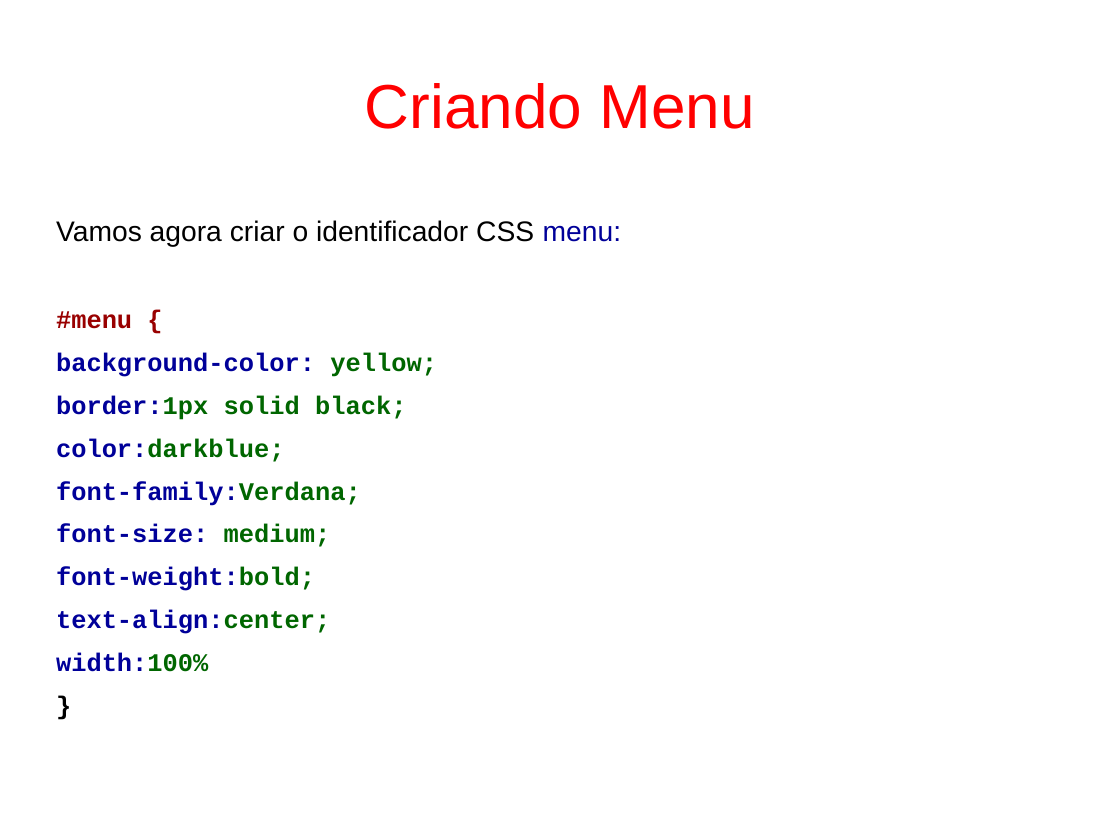
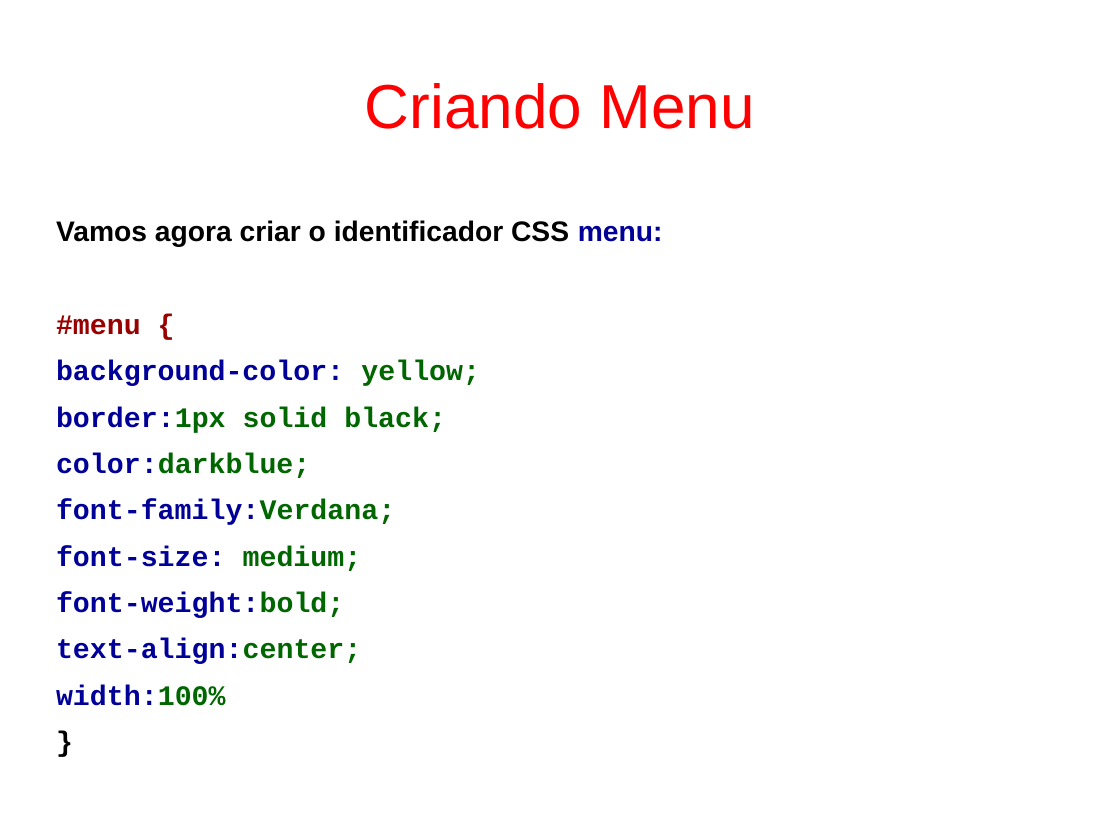
Before and after one commit to fgsl/lojasacme, a slide deck: slide 39 of docs/tutorial.odp. Drawn at 1120x840 pixels with LibreOffice and Linux fonts; fonts in the diff are those of the drawing. Boxes give left, top, right and bottom in pixels: in the first picture for what was removed or moved away, otherwise in the second. Text is boxed around its words. In the diff, an @@ line names an element or a change of style, - is before the commit and + after.

```diff
--- a/docs/tutorial.odp
+++ b/docs/tutorial.odp
@@ text "Vamos agora criar o identificador ..." at [56, 220, 663, 706]: bold on in "Vamos agora criar o identificador CSS menu:"; size 18 to 20 pt in "#menu {", "background-color: yellow;", "border:1px solid black;", "color:darkblue;" and 6 more places @@
```
Also in this commit, not shown: 108 other slides changed, 35 slides added.
